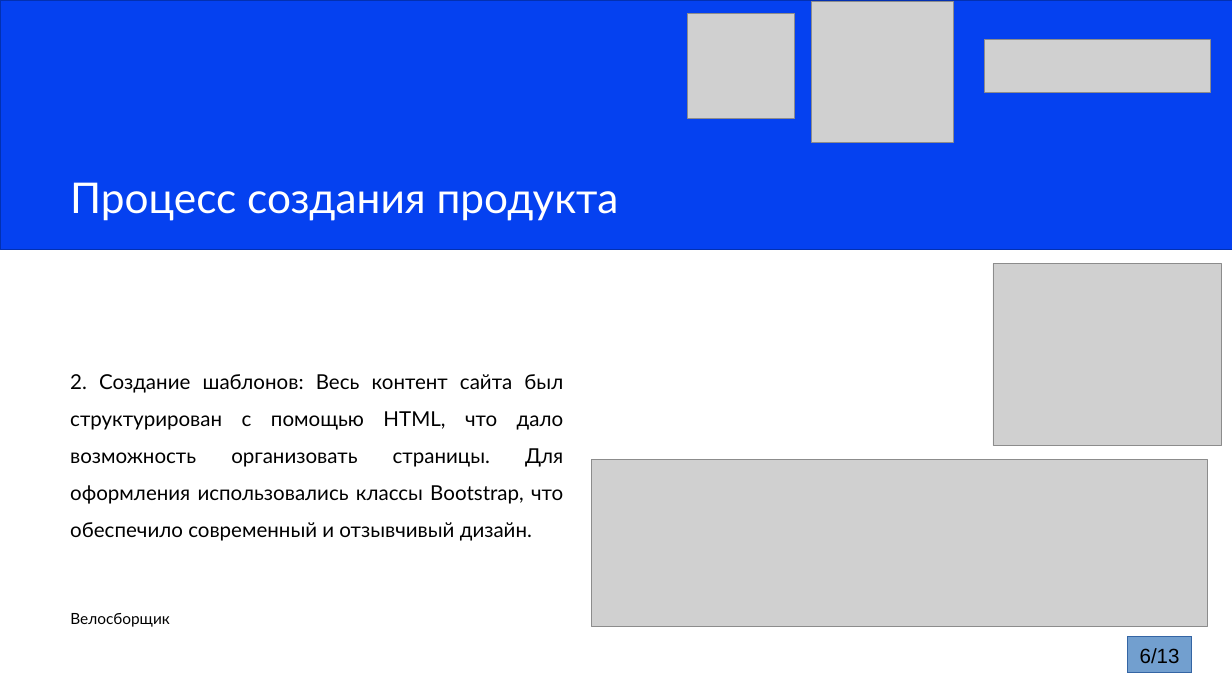
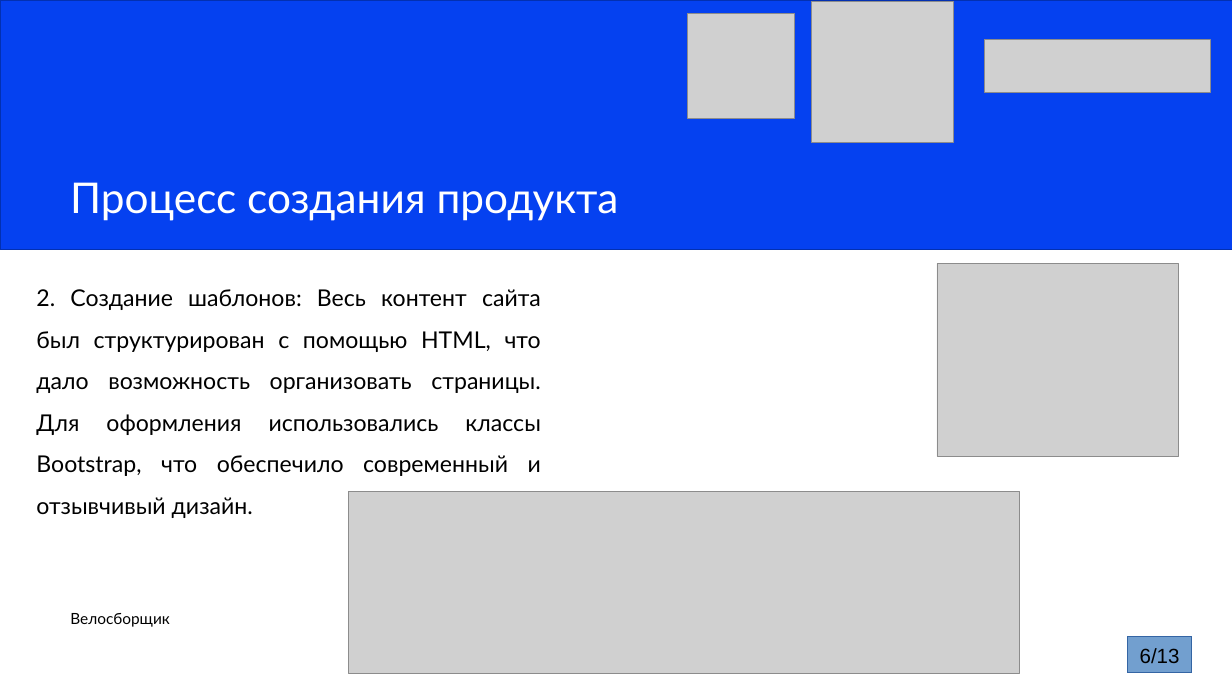
Before and after one commit to alexandr2081/velo, a slide deck: slide 6 of Бесполезные вещи/Презентация.pptx. Drawn at 1232x693 pixels with LibreOffice and Linux fonts; fonts in the diff are those of the drawing; grey boxes stand for pictures. Boxes give left, top, right and bottom in pixels: in the first picture for what was removed or moved away, otherwise in the second. Text is boxed around its words. In the diff, an @@ line names an element or a change of style, - is before the commit and + after.

```diff
--- a/Бесполезные вещи/Презентация.pptx
+++ b/Бесполезные вещи/Презентация.pptx
@@ subtitle "2. Создание шаблонов: Весь контент ...": place and size @@
-subtitle "2. Создание шаблонов: Весь контент ..." at [70, 374, 564, 541]
+subtitle "2. Создание шаблонов: Весь контент ..." at [36, 289, 541, 476]
@@ subtitle "2. Создание шаблонов: Весь контент ..." at [36, 289, 541, 476]: size 32 to 36 pt @@
@@ picture: place and size @@
-picture at [993, 264, 1221, 446]
+picture at [937, 264, 1179, 457]
@@ picture: place and size @@
-picture at [592, 460, 1208, 627]
+picture at [348, 491, 1020, 673]
```
Also in this commit, not shown: 8 other slides changed, 2 slides added, 1 slide removed, 23 other files.
